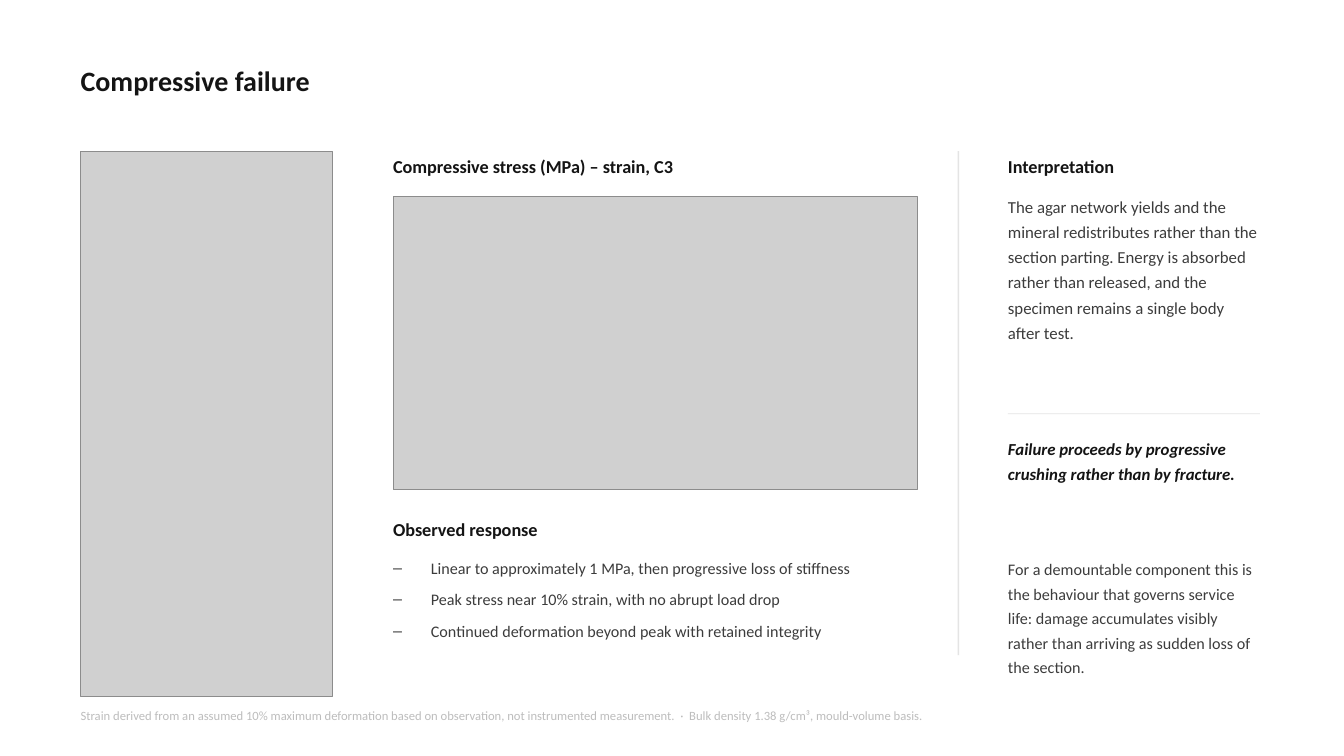
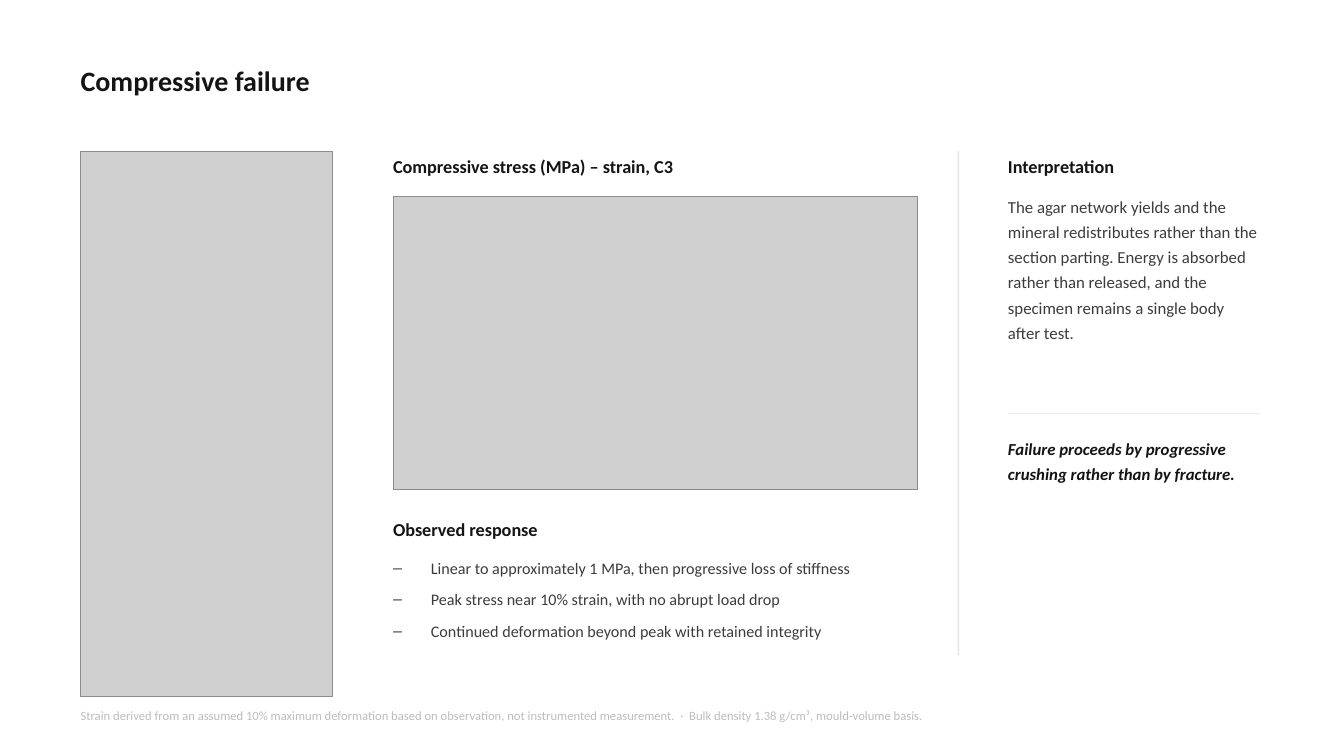
Before and after one commit to bunal91/sanat-ve-mekan, a slide deck: slide 18 of konferans-bildirisi/06-sunum/ICSMMEP26_Presentation_Unal.pptx. Drawn at 1344x756 pixels with LibreOffice and Linux fonts; fonts in the diff are those of the drawing; grey boxes stand for pictures. Boxes give left, top, right and bottom in pixels: in the first picture for what was removed or moved away, otherwise in the second. Text is boxed around its words. In the diff, an @@ line names an element or a change of style, - is before the commit and + after.

```diff
--- a/konferans-bildirisi/06-sunum/ICSMMEP26_Presentation_Unal.pptx
+++ b/konferans-bildirisi/06-sunum/ICSMMEP26_Presentation_Unal.pptx
@@ text removed at box(1008, 564, 1252, 673) @@
-For a demountable component this is the behaviour that governs service life: damage accumulates visibly rather than arriving as sudden loss of the section.
```
Also in this commit, not shown: 12 other slides changed, 1 slide added, 2 slides removed, 6 other files.
